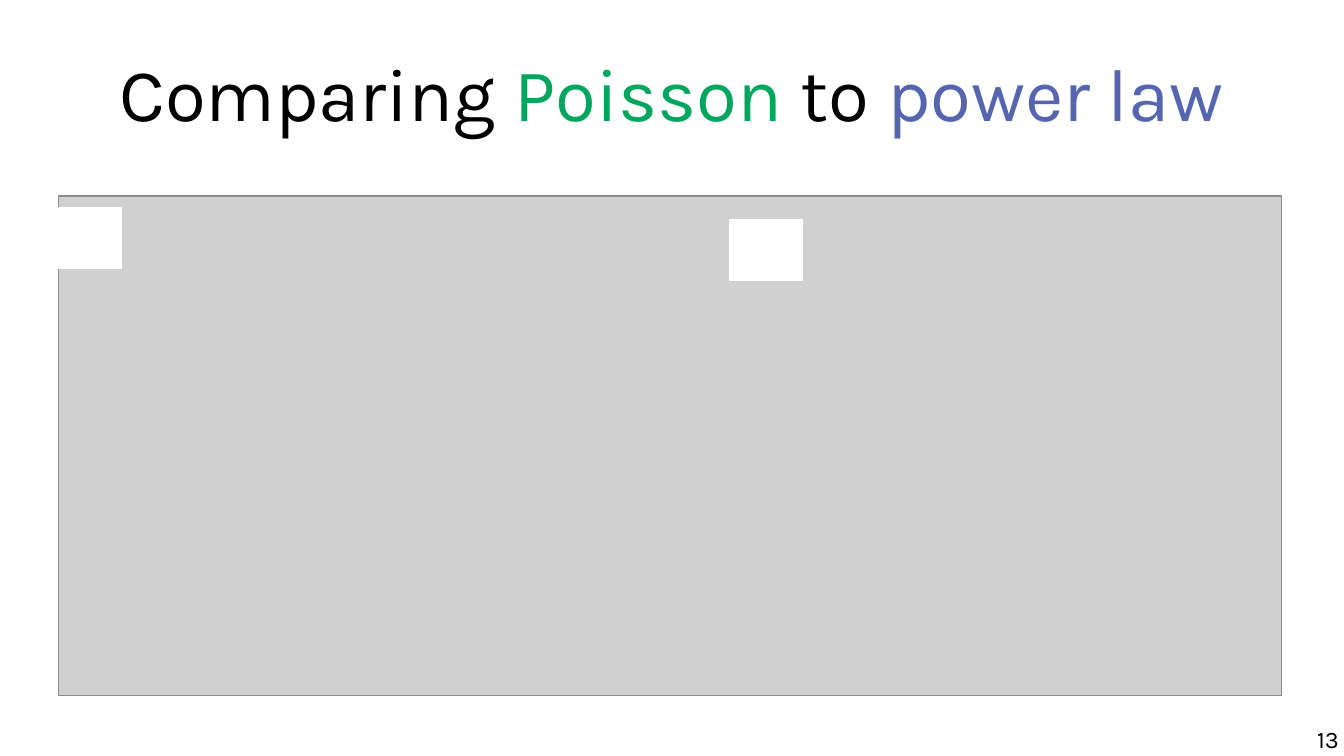
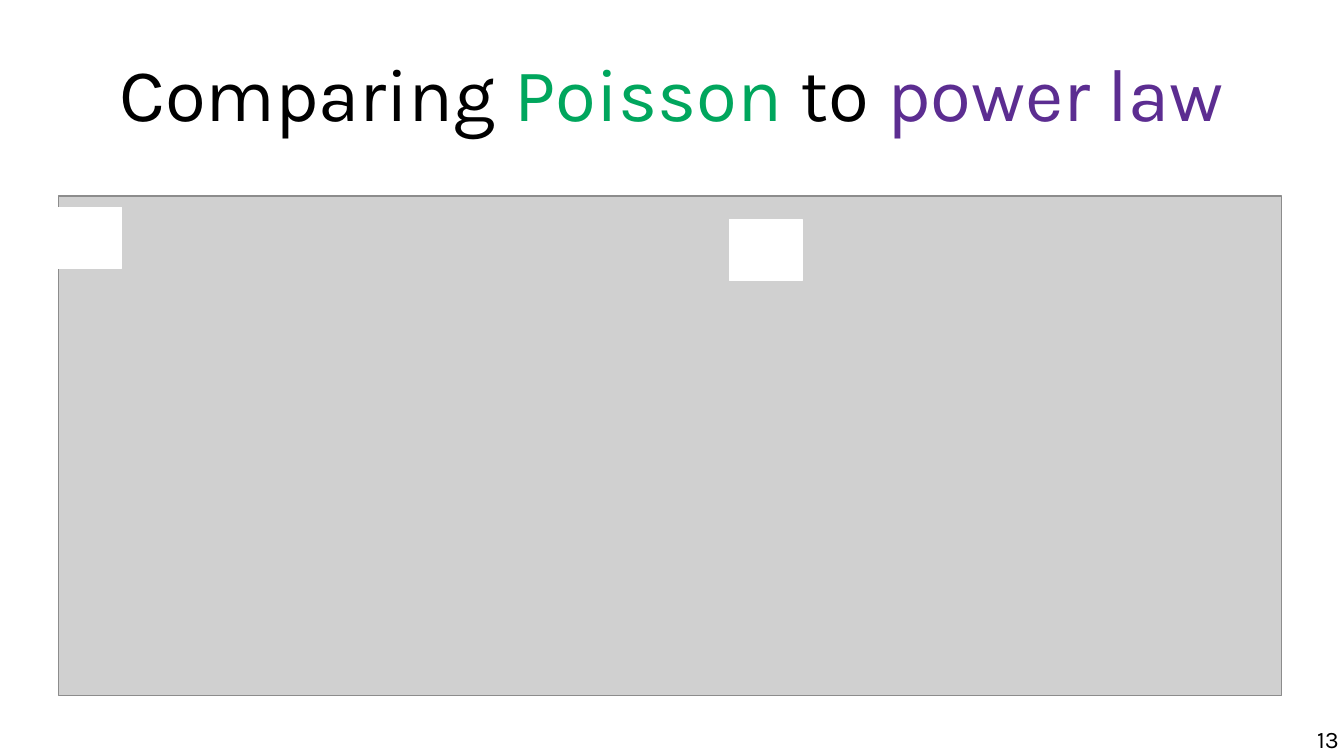
Before and after one commit to chatox/networks-science-course, a slide deck: slide 13 of theory/tt04_scale_free_networks.odp. Drawn at 1344x756 pixels with LibreOffice and Linux fonts; fonts in the diff are those of the drawing; grey boxes stand for pictures. Boxes give left, top, right and bottom in pixels: in the first picture for what was removed or moved away, otherwise in the second. Text is boxed around its words. In the diff, an @@ line names an element or a change of style, - is before the commit and + after.

```diff
--- a/theory/tt04_scale_free_networks.odp
+++ b/theory/tt04_scale_free_networks.odp
@@ title "Comparing Poisson to power law" at (x1=119, y1=69, x2=1224, y2=139): text colour #5565AF to #5C2D91 in "power law" @@
```
Also in this commit, not shown: 16 other slides changed, 4 other files.
